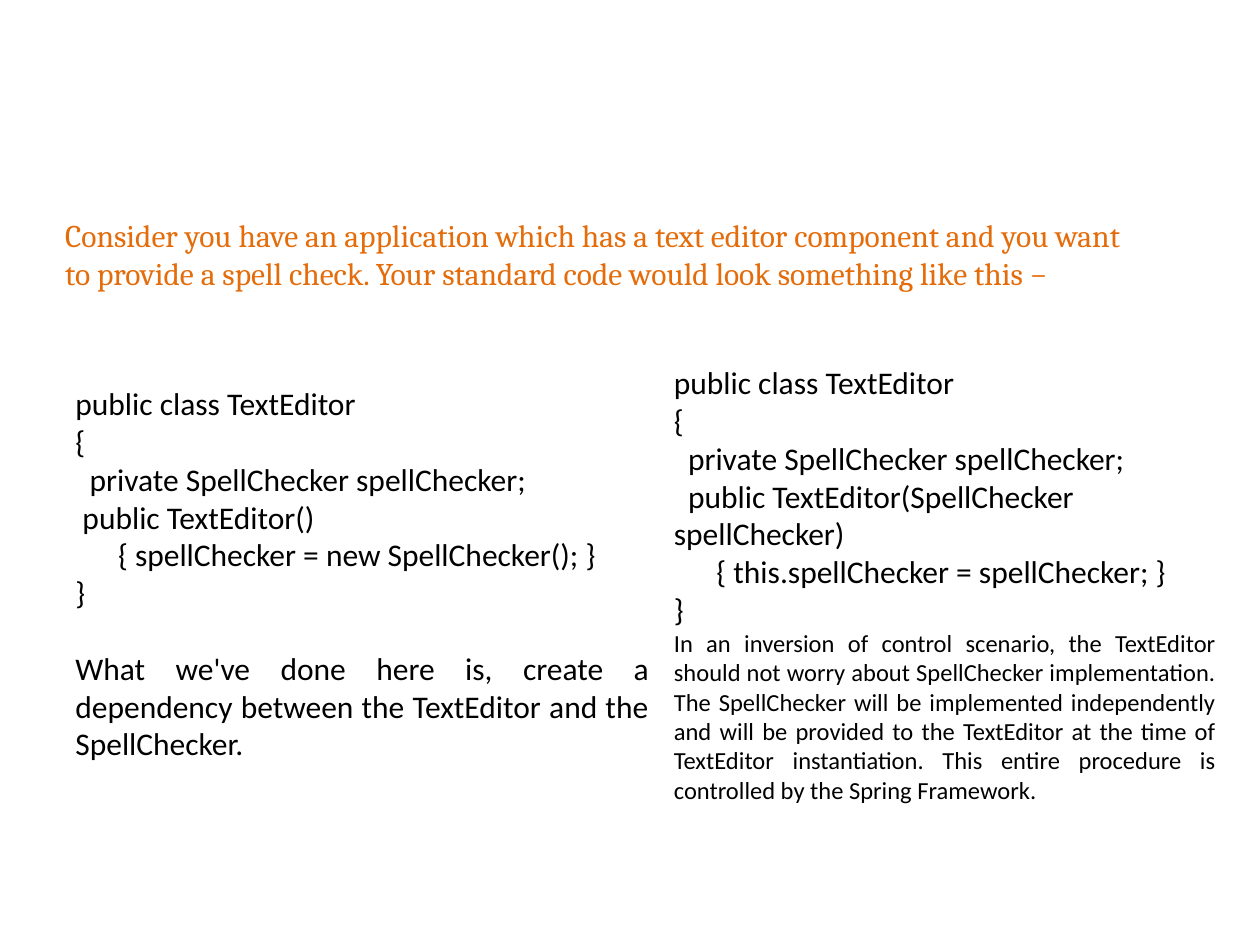
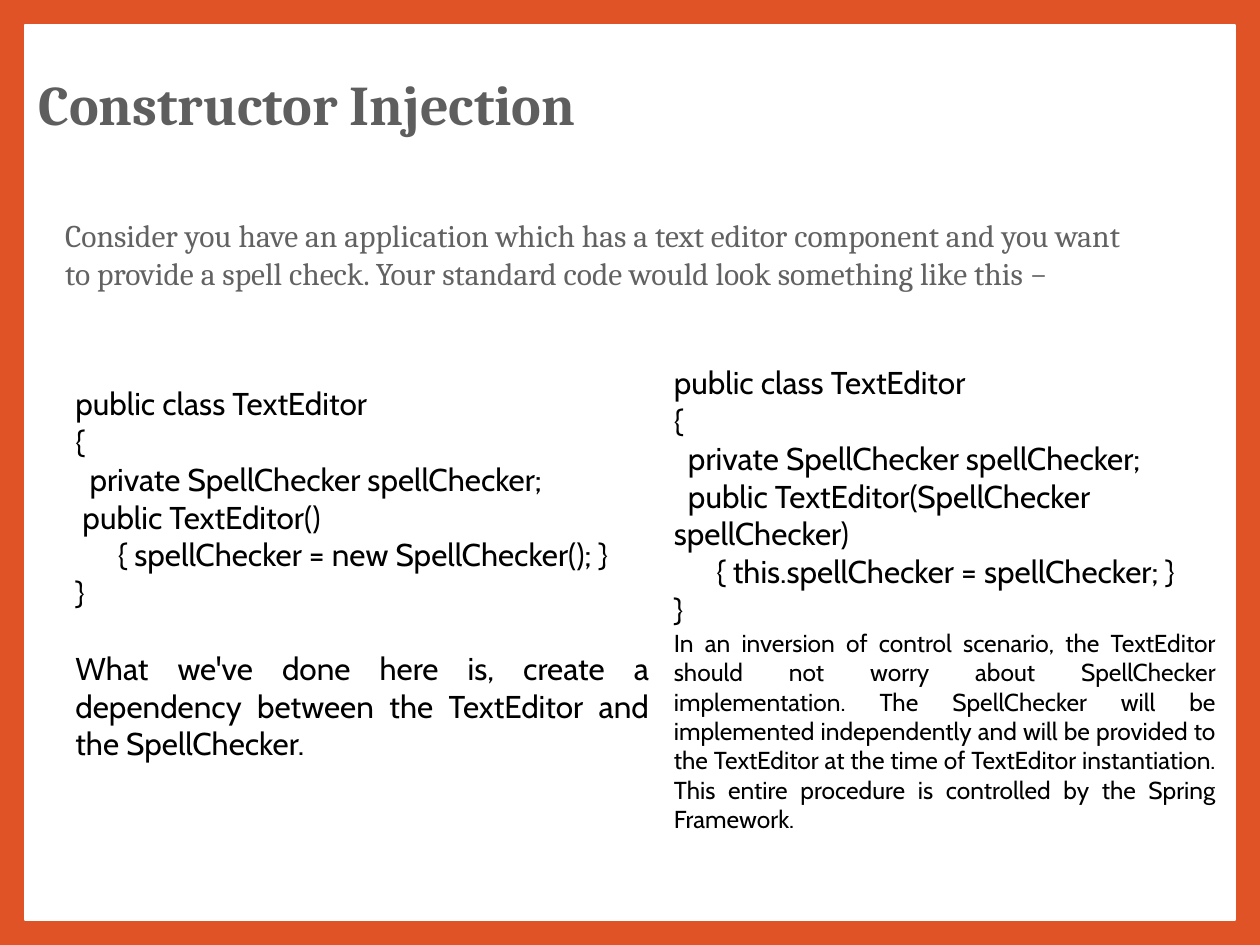
Before and after one commit to jrambasana/AJP2022-material, a slide deck: slide 29 of AJP Slides/AJP (01ce0502) - Unit 7 - Spring.pptx (slide 28 before the commit). Drawn at 1260x945 pixels with LibreOffice and Linux fonts; fonts in the diff are those of the drawing; background and template pictures are left out. Boxes give left, top, right and bottom in pixels: in the first picture for what was removed or moved away, otherwise in the second. Text is boxed around its words. In the diff, an @@ line names an element or a change of style, - is before the commit and + after.

```diff
--- a/AJP Slides/AJP (01ce0502) - Unit 7 - Spring.pptx
+++ b/AJP Slides/AJP (01ce0502) - Unit 7 - Spring.pptx
@@ background picture (left out) to #DF5327 @@
@@ rectangle added at bbox=[25, 25, 1235, 920], fill #FFFFFF, outline #FFFFFF 1 pt @@
@@ text "Constructor Injection": place and size @@
-text "Constructor Injection" at bbox=[0, 63, 472, 253]
+text "Constructor Injection" at bbox=[39, 86, 576, 137]
@@ text "Constructor Injection" at bbox=[39, 86, 576, 137]: size 28 to 32 pt, text colour #FFFFFF to #5E5E5E @@
@@ text "Consider you have an application ..." at bbox=[65, 225, 1120, 292]: text colour #E46C0A to #626262 @@
@@ text "public class TextEditor" at bbox=[674, 370, 1216, 829]: font Calibri to Cabin @@
@@ text "public class TextEditor" at bbox=[75, 391, 649, 762]: font Calibri to Cabin @@
```
Also in this commit, not shown: 46 other slides changed, 3 slides added, 2 slides removed, 17 other files.
